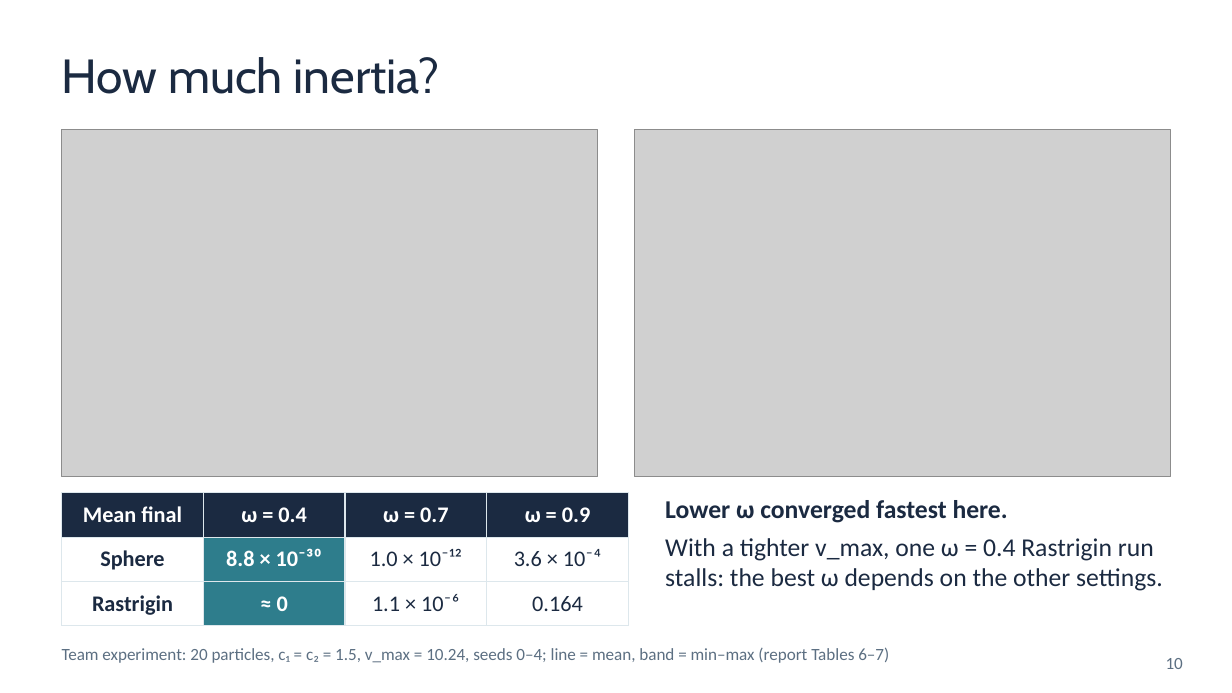
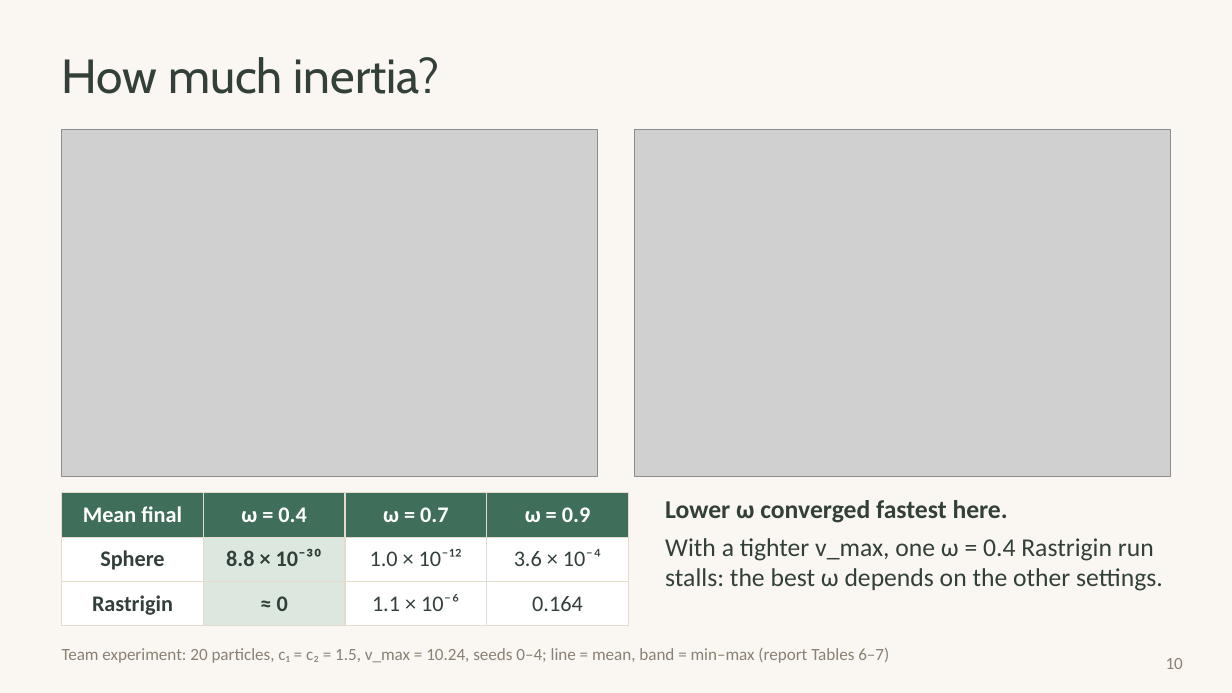
Before and after one commit to huynhhuuphucminh/Seminar-AI, a slide deck: slide 10 of slides/Slide_Seminar_PSO.pptx. Drawn at 1232x693 pixels with LibreOffice and Linux fonts; fonts in the diff are those of the drawing; grey boxes stand for pictures. Boxes give left, top, right and bottom in pixels: in the first picture for what was removed or moved away, otherwise in the second. Text is boxed around its words. In the diff, an @@ line names an element or a change of style, - is before the commit and + after.

```diff
--- a/slides/Slide_Seminar_PSO.pptx
+++ b/slides/Slide_Seminar_PSO.pptx
@@ background #FFFFFF to #FAF7F2 @@
@@ text "How much inertia?" at (62, 57, 440, 94): text colour #1B2A41 to #33403A @@
@@ table at (62, 493, 628, 619) @@
@@ fill #1B2A41 to #3F6E5A in row 1 @@
@@ fill #2E7D8C to #DCE8DF in 2 cells @@
@@ text colour #1B2A41 to #33403A in "Sphere", "1.0 × 10⁻¹²", "3.6 × 10⁻⁴", "Rastrigin" and 2 more places @@
@@ text colour #FFFFFF to #33403A in "8.8 × 10⁻³⁰", "≈ 0" @@
@@ borders changed @@
@@ text "Lower ω converged fastest here." at (665, 500, 1163, 591): text colour #1B2A41 to #33403A @@
@@ text "Team experiment: 20 particles, c₁ ..." at (62, 648, 889, 663): text colour #5C6F82 to #8A8073 @@
@@ page number at (1166, 658, 1183, 669): text colour #5C6F82 to #8A8073 @@
```
Also in this commit, not shown: 18 other slides changed, 8 other files.
